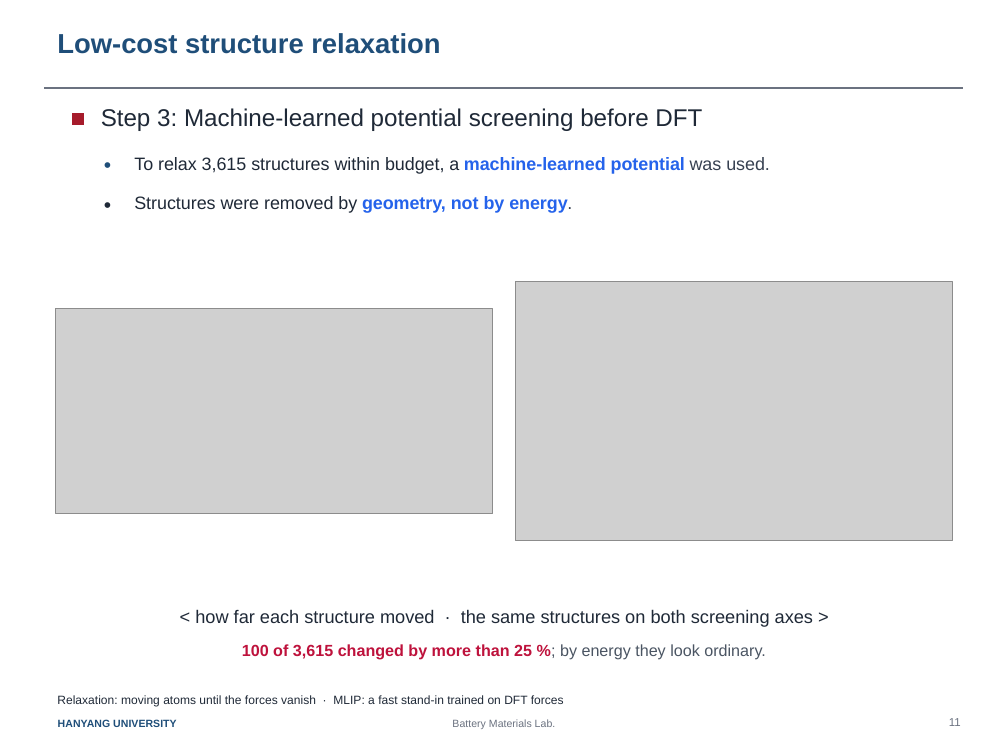
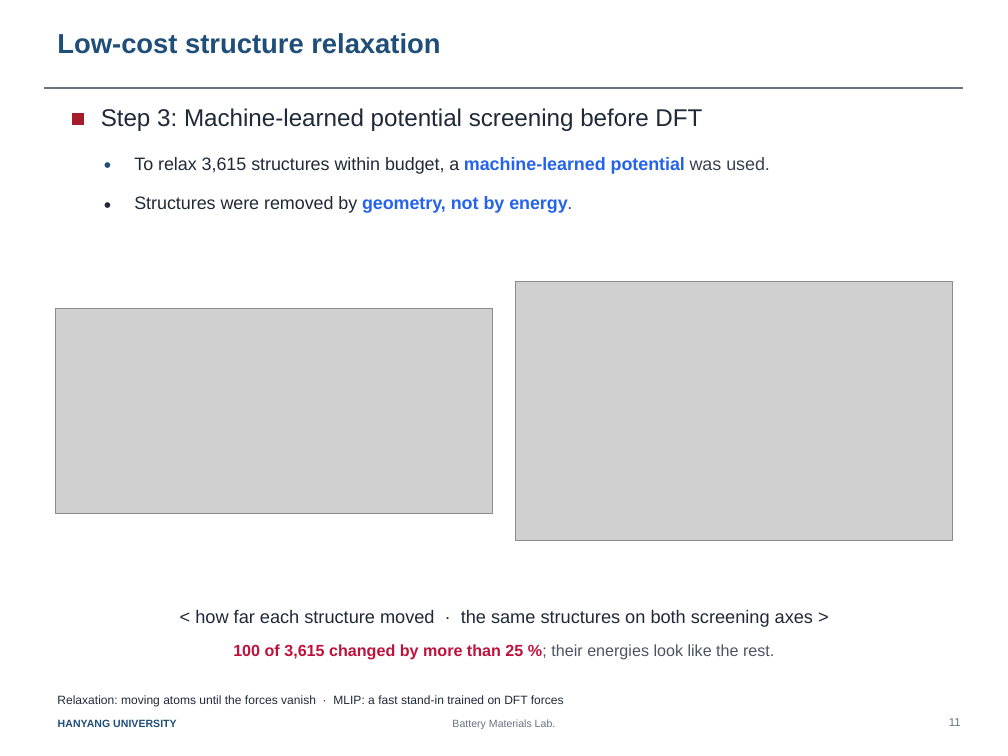
Before and after one commit to yonghoon7153-source/Yonghoon-DEM-DFT, a slide deck: slide 1 of docs/Slide11_lowcost_relaxation.pptx. Drawn at 1008x756 pixels with LibreOffice and Linux fonts; fonts in the diff are those of the drawing; grey boxes stand for pictures. Boxes give left, top, right and bottom in pixels: in the first picture for what was removed or moved away, otherwise in the second. Text is boxed around its words. In the diff, an @@ line names an element or a change of style, - is before the commit and + after.

```diff
--- a/docs/Slide11_lowcost_relaxation.pptx
+++ b/docs/Slide11_lowcost_relaxation.pptx
@@ text at box(233, 644, 774, 659): text changed @@
-100 of 3,615 changed by more than 25 %; by energy they look ordinary.
+100 of 3,615 changed by more than 25 %; their energies look like the rest.
```
Also in this commit, not shown: 9 other files.
